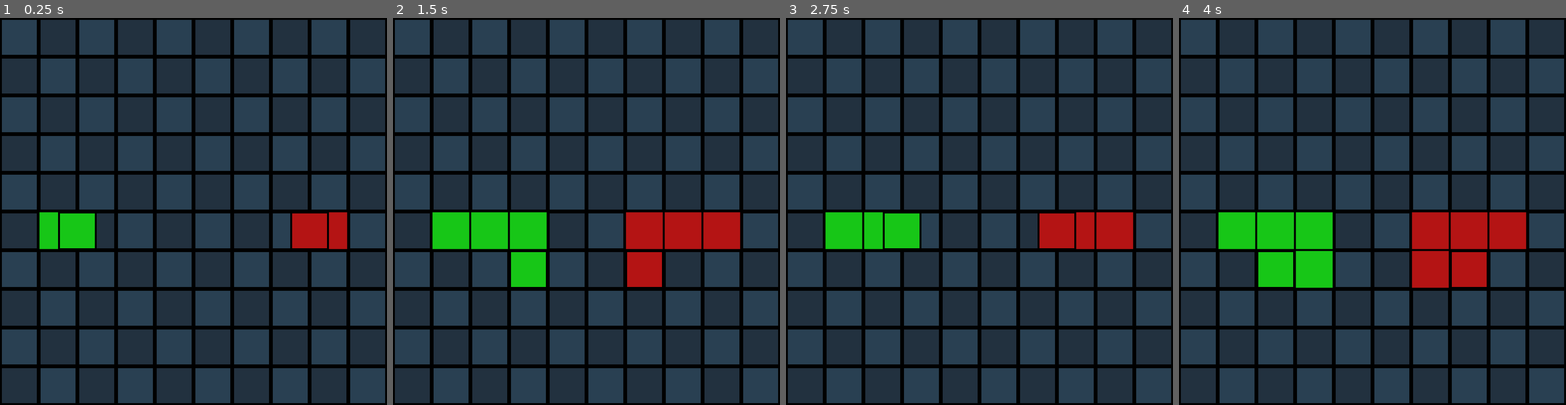
Above: before the commit, frames 1-4 (left to right).
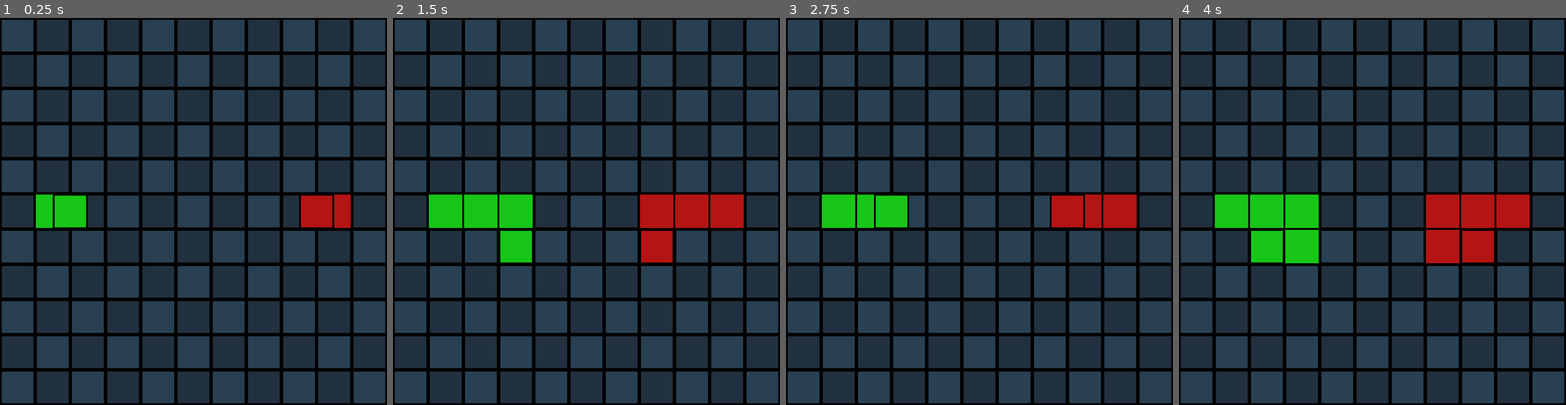
Above: after the commit, the same moments.

Repository: JasonMerit/Human-Adversarial-Reinforcement-Learning
Game: Godot game, scene res://main.tscn
Same seed, same stepped clock (60 frames per second), same inputs: the game is played once before the commit and once after it.
Inputs:
- Up to frame 1 (0.25 s): no input
- Up to frame 2 (1.5 s): no input
- Up to frame 3 (2.75 s): no input
- Up to frame 4 (4 s): no input

The runs differ from the first frame. In frame 1, 33% of the frame differs, in the area x 0-100%, y 0-100%; in frame 2, 35%; in frame 3, 34%; in frame 4, 35%.

Commit message:
Change to 10x11 in python but 11x11 in godot

Diff:
--- a/tron-godot/main.tscn
+++ b/tron-godot/main.tscn
@@ -21,7 +21,7 @@
 
 [node name="Background" type="TextureRect" parent="." unique_id=1849666325]
 z_index = -1
-offset_right = 1000.0
-offset_bottom = 1000.0
+offset_right = 1100.0
+offset_bottom = 1100.0
 texture = ExtResource("3_h2yge")
 stretch_mode = 1
--- a/tron-godot/project.godot
+++ b/tron-godot/project.godot
@@ -17,8 +17,8 @@
 
 [display]
 
-window/size/viewport_width=1000
-window/size/viewport_height=1000
+window/size/viewport_width=1100
+window/size/viewport_height=1100
 
 [dotnet]
 
--- a/tron-godot/scripts/main.gd
+++ b/tron-godot/scripts/main.gd
@@ -5,6 +5,7 @@
 
 const TICK_RATE = .5  # Seconds
 const CELL_SIZE = 100
+const GRID_SIZE = Vector2i(11, 11)
 
 var tron: Tron
 
@@ -18,7 +19,7 @@
 func _ready():
 	# Set viewport clearmode
 	# RenderingServer.viewport_set_clear_mode(get_viewport().get_viewport_rid(), RenderingServer.VIEWPORT_CLEAR_NEVER)
-	tron = Tron.new(10, 10)
+	tron = Tron.new(GRID_SIZE)
 	reset()
 
 func reset():
@@ -65,7 +66,6 @@
 
 func _draw() -> void:
 	for wall in draw_walls:
-		assert (tron.walls[wall.y][wall.x] != 0)
 		var color = player.modulate if tron.walls[wall.y][wall.x] == 1 else adversary.modulate
 		draw_rect(Rect2(wall.x * CELL_SIZE, wall.y * CELL_SIZE, CELL_SIZE, CELL_SIZE), color)
 		draw_rect(Rect2(wall.x * CELL_SIZE, wall.y * CELL_SIZE, CELL_SIZE, CELL_SIZE), Color.BLACK, false, 5.0)
--- a/tron-godot/scripts/tron.gd
+++ b/tron-godot/scripts/tron.gd
@@ -36,9 +36,9 @@
 var bike1: Tron.Bike
 var bike2: Tron.Bike
 
-func _init(w: int, h: int):
-	width = w
-	height = h
+func _init(grid_size: Vector2i):
+	width = grid_size.x
+	height = grid_size.y
 	reset()
 
 
Not shown, changed: rl_core/commands.sh
Not shown, changed: rl_core/environment/env.py
Not shown, changed: rl_core/environment/tron.py
